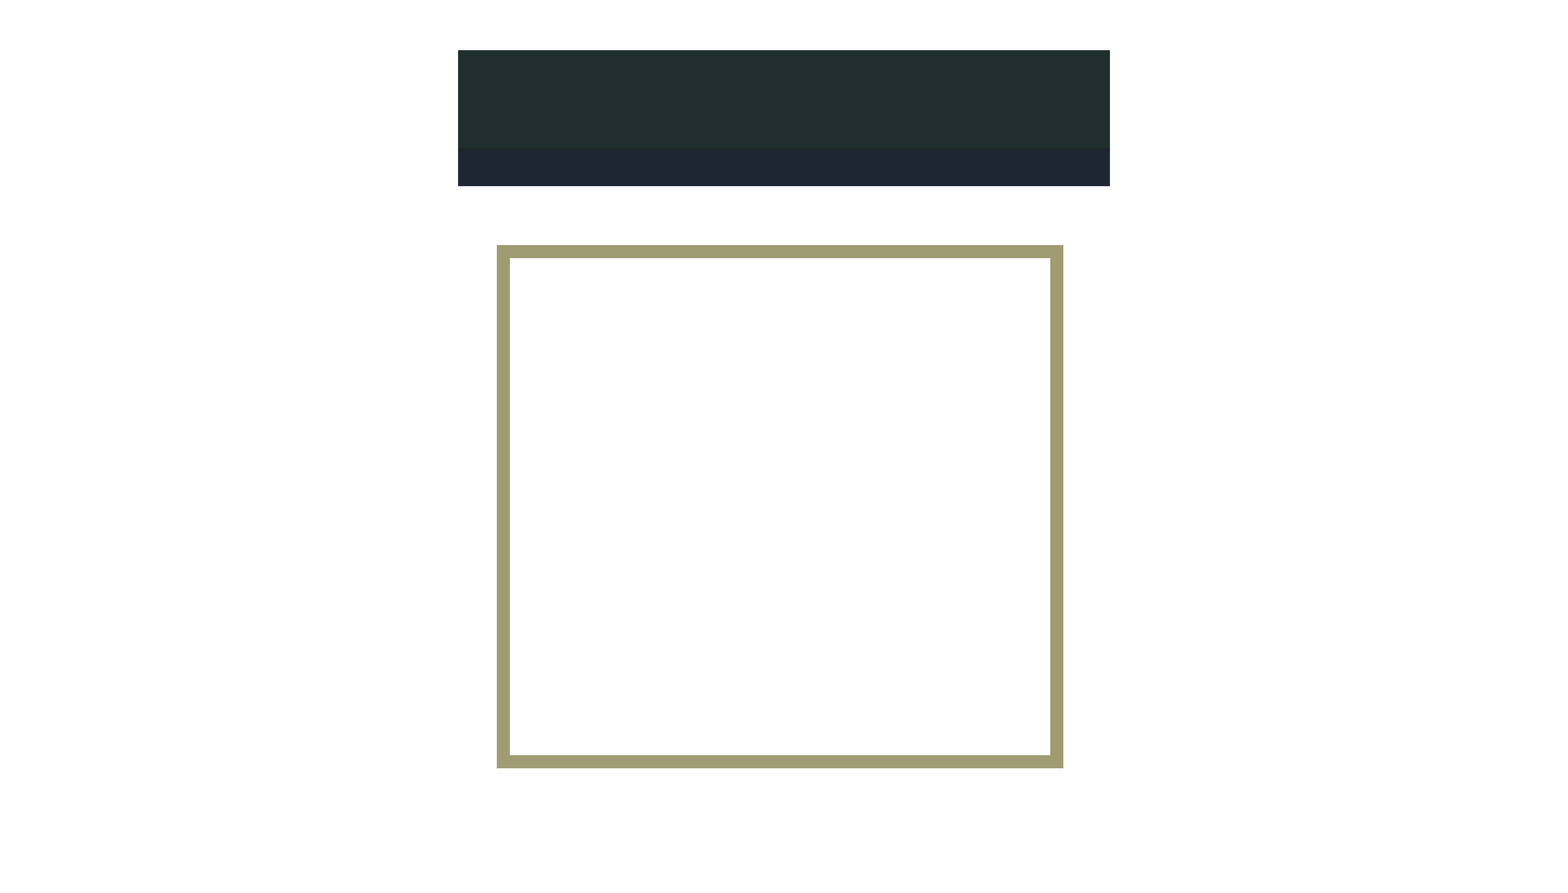
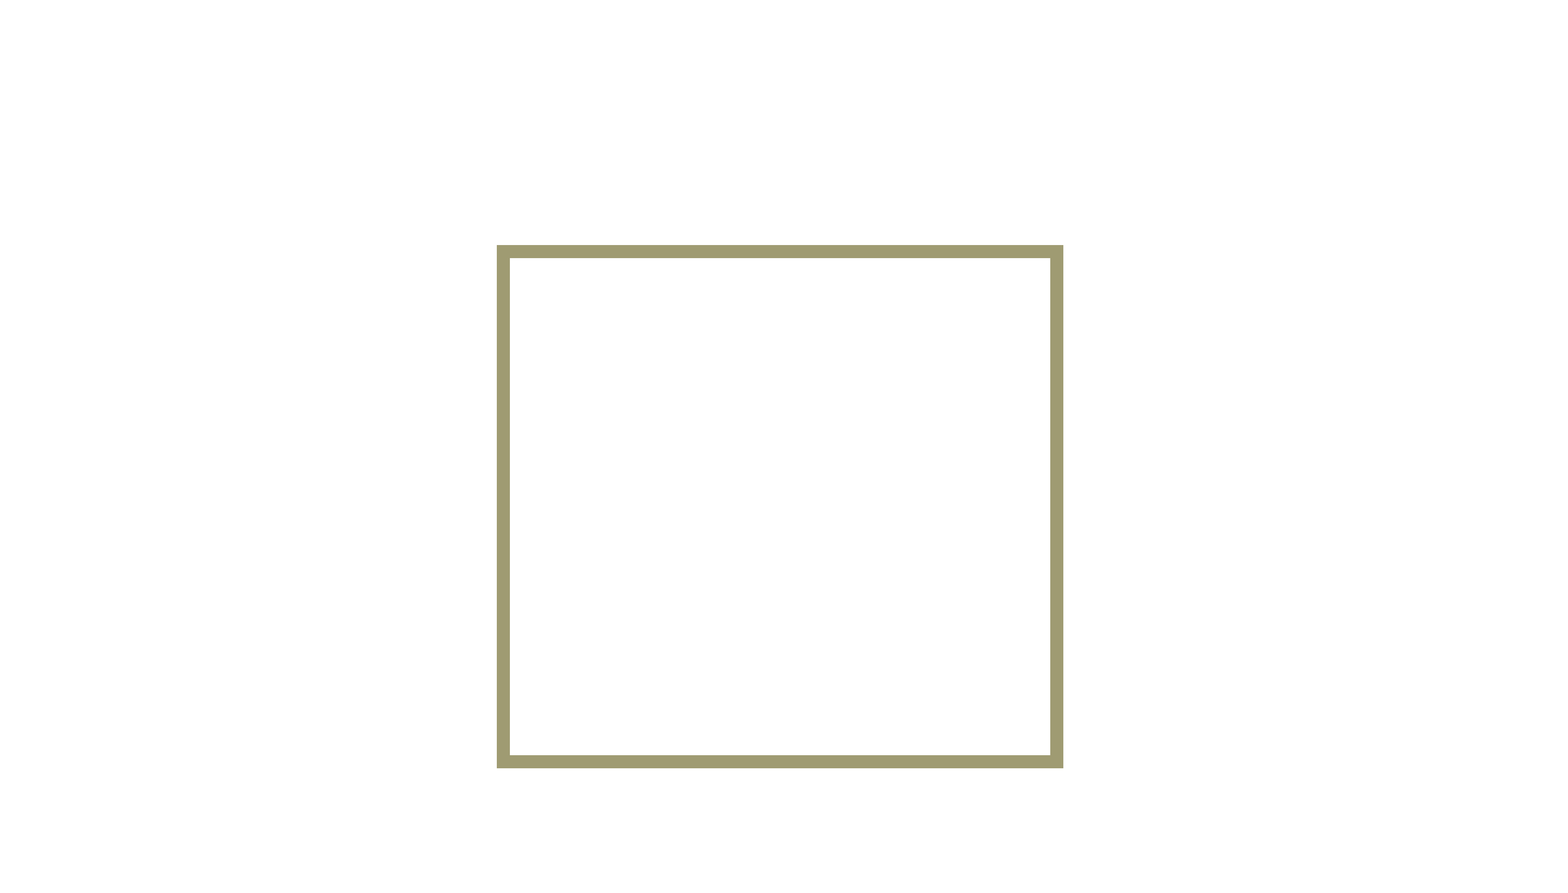
Layered file, before and after one edit (w=1568, h=893). Changes by layer:
removed layer "Layer 1" over [458, 50, 1110, 187]
renamed "Layer 3" to "Layer 2", showed it, painted on it over [458, 50, 1110, 187]